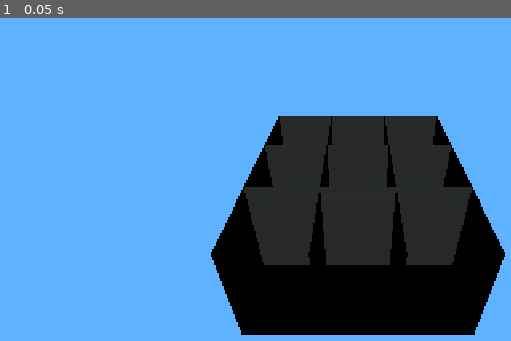
Above: before the commit, frame 1.
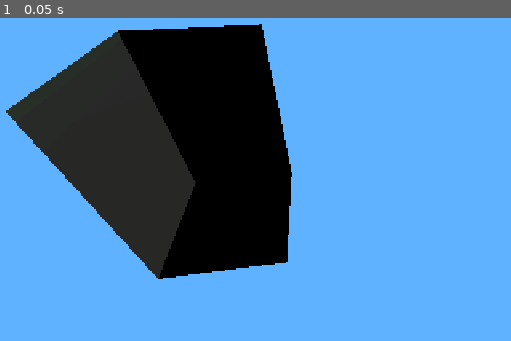
Above: after the commit, the same moment.

Repository: Extra0rdinaryGoose/VoxelGame
Game: Godot game, scene res://World.tscn
Two runs of this game, one before a commit and one after it. Both use one fixed random seed, a clock stepped at 60 frames per second and the inputs below. The project has no main scene, so this scene is started directly.
Inputs:
- Up to frame 1 (0.05 s): no input

The runs differ from the first frame. In frame 1, 56% of the frame differs, in the area x 1-99%, y 1-99%.

Commit message:
continued trying to fix world gen

Diff:
--- a/voxel-game/World Generation/scripts/Chunk.gd
+++ b/voxel-game/World Generation/scripts/Chunk.gd
@@ -31,7 +31,7 @@
 	name = "Chunk_%d_%d" % [coord.x, coord.y]
 	build_mesh()
 
-func build_mesh_arrays(voxels: Array, origin: Vector3i) -> Array:
+func build_mesh_arrays(voxels: Array, _origin: Vector3i) -> Array:
 	var vertices: PackedVector3Array = PackedVector3Array()
 	var normals: PackedVector3Array = PackedVector3Array()
 	var uvs: PackedVector2Array = PackedVector2Array()
@@ -39,82 +39,73 @@
 	var colors: PackedColorArray = PackedColorArray()
 
 	var face_uvs: Array[Vector2] = [
-		Vector2(0, 0), Vector2(1, 0),
-		Vector2(1, 1), Vector2(0, 1)
+		Vector2(0, 0), Vector2(1, 0), Vector2(1, 1), Vector2(0, 1)
 	]
 
-	var face_count: int = 0
+	# CORRECTED: Vertex winding for Godot's clockwise culling
+	# Faces are: Right, Left, Top, Bottom, Front, Back
+	var local_face_vertices: Array[Array] = [
+		[Vector3(1, 0, 0), Vector3(1, 1, 0), Vector3(1, 1, 1), Vector3(1, 0, 1)], # Right
+		[Vector3(0, 0, 1), Vector3(0, 1, 1), Vector3(0, 1, 0), Vector3(0, 0, 0)], # Left
+		[Vector3(0, 1, 1), Vector3(1, 1, 1), Vector3(1, 1, 0), Vector3(0, 1, 0)], # Top
+		[Vector3(0, 0, 0), Vector3(1, 0, 0), Vector3(1, 0, 1), Vector3(0, 0, 1)], # Bottom (Floor)
+		[Vector3(0, 0, 1), Vector3(1, 0, 1), Vector3(1, 1, 1), Vector3(0, 1, 1)], # Front
+		[Vector3(1, 0, 0), Vector3(0, 0, 0), Vector3(0, 1, 0), Vector3(1, 1, 0)]  # Back
+	]
 
 	for x in range(world.chunk_size):
 		for z in range(world.chunk_size):
-			var column: Array = voxels[x]
 			for y in range(world.chunk_height):
-				var block_id: int = column[z][y]
-				#print("Voxel ", x, ",", z, ",", y, " = ", block_id)
+				var block_id: int = voxels[x][z][y]
 				if block_id == world.BLOCK_AIR:
 					continue
 
-				var voxel_world_pos: Vector3i = Vector3i(
-					origin.x + x, origin.y + y, origin.z + z
-				)
-
+				# Check all 6 directions to decide which faces to draw
 				for i in range(6):
 					var dir: Vector3i = directions[i]
-					var neighbor_pos: Vector3i = voxel_world_pos + dir
-					var lx: int = neighbor_pos.x - origin.x
-					var ly: int = neighbor_pos.y
-					var lz: int = neighbor_pos.z - origin.z
+					var neighbor_pos: Vector3i = Vector3i(x, y, z) + dir
+					var neighbor_id: int = world.BLOCK_AIR
 
-					var neighbor_id: int = world.BLOCK_AIR
-					if (lx >= 0 and lx < world.chunk_size and
-						ly >= 0 and ly < world.chunk_height and
-						lz >= 0 and lz < world.chunk_size):
-						neighbor_id = voxels[lx][lz][ly]
+					# Check local chunk data first for efficiency
+					if (neighbor_pos.x >= 0 and neighbor_pos.x < world.chunk_size and
+						neighbor_pos.y >= 0 and neighbor_pos.y < world.chunk_height and
+						neighbor_pos.z >= 0 and neighbor_pos.z < world.chunk_size):
+						neighbor_id = voxels[neighbor_pos.x][neighbor_pos.z][neighbor_pos.y]
+					else:
+						# If neighbor is outside this chunk, check the world map
+						var world_neighbor = Vector3i(_origin.x + x, y, _origin.z + z) + dir
+						neighbor_id = world.get_block(world_neighbor)
 
-					if i == 2:
-						pass
-					else:
-						if neighbor_id != world.BLOCK_AIR:
-							continue
-
-					if neighbor_id == world.BLOCK_AIR:
-						pass
-					else:
+					# Only draw the face if it touches Air (transparency check)
+					if neighbor_id != world.BLOCK_AIR:
 						continue
 
 					var base_index: int = vertices.size()
-					var fv: Array = face_vertices[i]
+					var fv: Array = local_face_vertices[i]
 					var normal: Vector3 = face_normals[i]
 
+					# Generate the 4 vertices for this quad
 					for v in range(4):
-						var pos: Vector3 = Vector3(voxel_world_pos) + fv[v] * world.voxel_size
+						# Use LOCAL x,y,z so the Chunk node handles the world position
+						var pos: Vector3 = Vector3(x, y, z) + fv[v]
 						vertices.append(pos)
 						normals.append(normal)
 						uvs.append(face_uvs[v])
 
+						# Apply basic vertex colors
 						match block_id:
-							world.BLOCK_GRASS:
-								colors.append(Color(0.3, 0.6, 0.3))
-							world.BLOCK_DIRT:
-								colors.append(Color(0.5, 0.4, 0.2))
-							world.BLOCK_STONE:
-								colors.append(Color(0.5, 0.5, 0.5))
-							_:
-								colors.append(Color.GRAY)
+							world.BLOCK_GRASS: colors.append(Color(0.2, 0.8, 0.2))
+							world.BLOCK_DIRT:  colors.append(Color(0.4, 0.3, 0.1))
+							world.BLOCK_STONE: colors.append(Color(0.5, 0.5, 0.5))
+							_:                 colors.append(Color.WHITE)
 
+					# Add indices for two triangles forming the quad
 					indices.append(base_index + 0)
 					indices.append(base_index + 1)
 					indices.append(base_index + 2)
 					indices.append(base_index + 0)
 					indices.append(base_index + 2)
 					indices.append(base_index + 3)
-
-					face_count += 1
-
-	print("Chunk ", chunk_coord, " faces: ", face_count, ", verts: ", vertices.size())
-
-	if vertices.is_empty():
-		return []
 
 	var arrays: Array = []
 	arrays.resize(Mesh.ARRAY_MAX)
--- a/voxel-game/World.tscn
+++ b/voxel-game/World.tscn
@@ -8,7 +8,7 @@
 surface_generator = ExtResource("2_2dftf")
 
 [node name="Camera3D" type="Camera3D" parent="." unique_id=333021541]
-transform = Transform3D(1, 0, 0, 0, 0.8660254, 0.5, 0, -0.5, 0.8660254, 8, 68, 63)
+transform = Transform3D(-0.13386509, 0.6129919, -0.7786662, 1.1097254e-08, 0.7857382, 0.61855924, 0.9909996, 0.08280348, -0.10518292, -20.4183, 38.203865, 22.723522)
 current = true
 
 [node name="DirectionalLight3D" type="DirectionalLight3D" parent="." unique_id=422583818]
